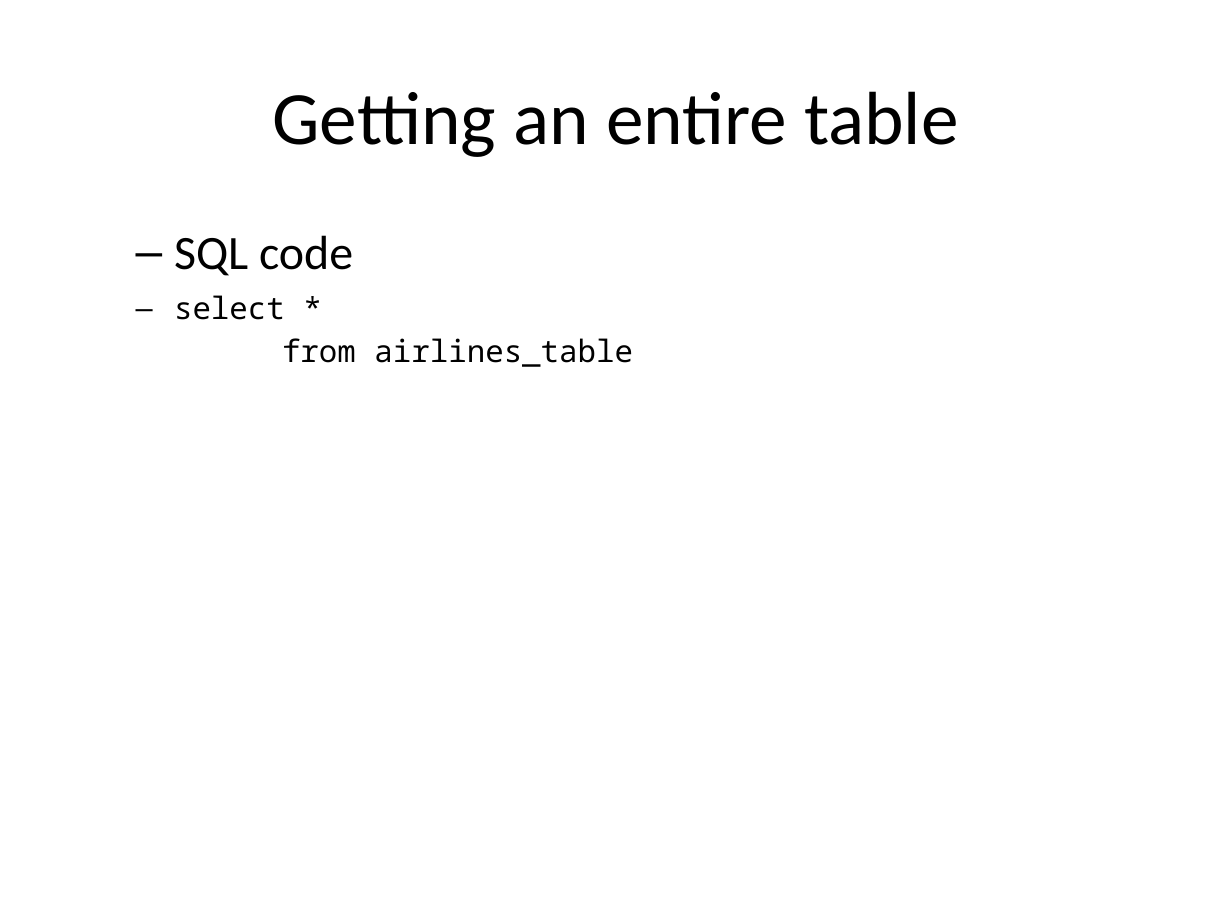
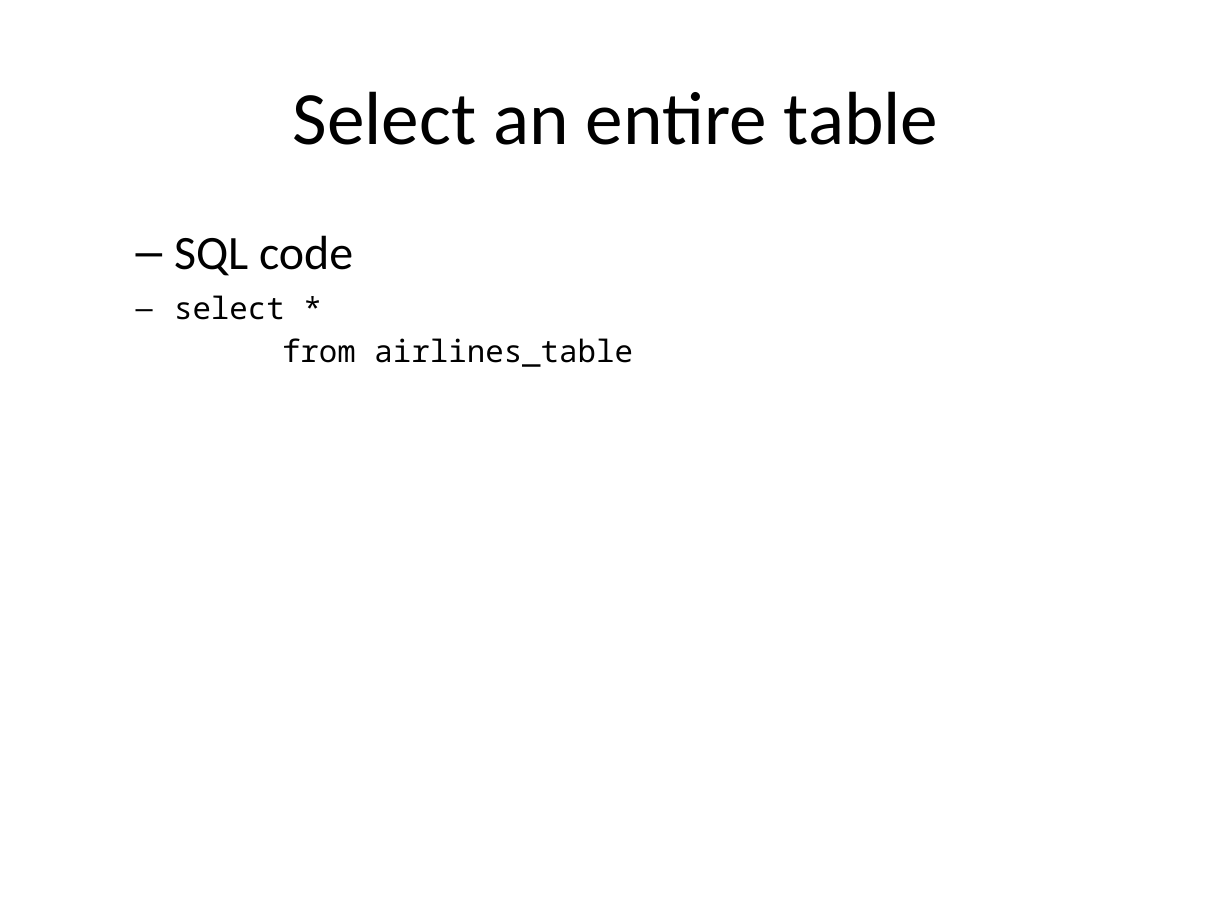
Before and after one commit to pmean/introduction-to-sql, a slide deck: slide 3 of src/select.pptx. Drawn at 1232x924 pixels with LibreOffice and Linux fonts; fonts in the diff are those of the drawing. Boxes give left, top, right and bottom in pixels: in the first picture for what was removed or moved away, otherwise in the second. Text is boxed around its words. In the diff, an @@ line names an element or a change of style, - is before the commit and + after.

```diff
--- a/src/select.pptx
+++ b/src/select.pptx
@@ title at <box>293,91,939,145</box>: text changed @@
-Getting an entire table
+Select an entire table
```
Also in this commit, not shown: 7 other slides changed, 12 slides added, 1 slide removed, 17 other files.
